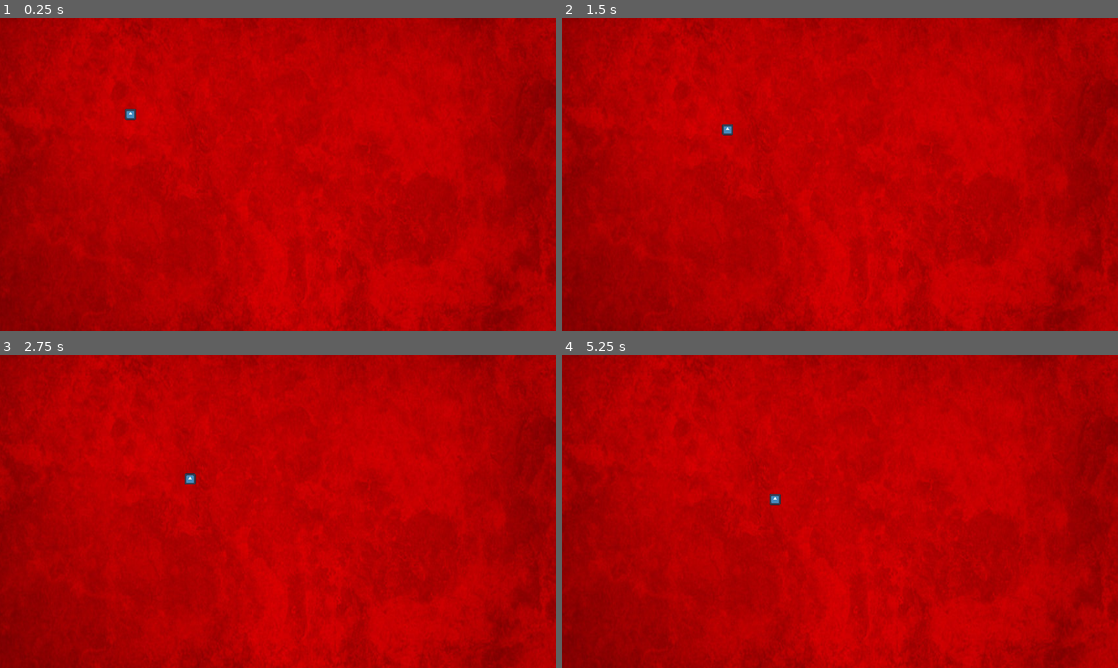
Above: before the commit, frames 1-4 (two rows, left to right).
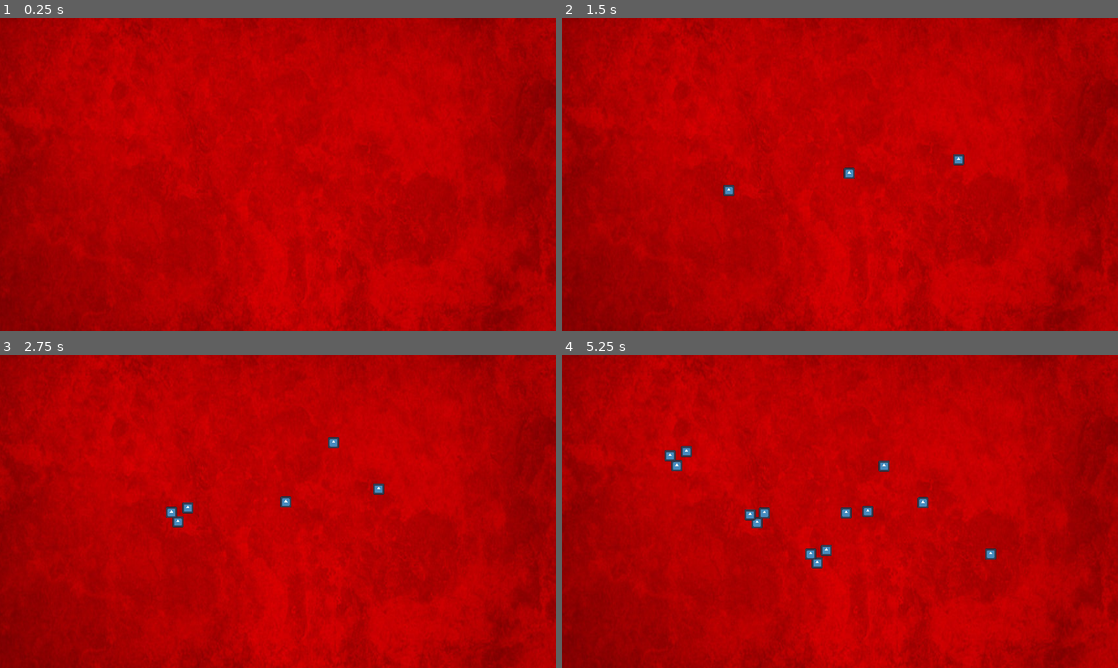
Above: after the commit, the same moments.

Repository: Boris14/GMTKGameJam2024
Game: Godot game, scene res://Scenes/Main.tscn
The game is run twice, just before and just after one commit, with the same random seed, the same clock (stepped at 60 frames per second) and the same inputs. The engine's default icon, where the game draws it, is replaced by a stand-in: a white triangle on a blue panel in a dark square.
Inputs (mouse positions are in pixels of both pictures, inside the frame that each line leads up to):
- Up to frame 1 (0.25 s): no input
- Up to frame 2 (1.5 s): tap Enter (ui_accept) at 0.5, 1.35 s; move the mouse to (962, 158) at 0.52 s; hold Enter (ui_accept) 0.53-1.28 s; move the mouse to (728, 190) at 1.27 s
- Up to frame 3 (2.75 s): tap Enter (ui_accept) at 1.52, 1.82 s; move the mouse to (333, 442) at 2.02 s; hold Enter (ui_accept) from 2.03 s (still down)
- Up to frame 4 (5.25 s): move the mouse to (812, 574) at 2.77 s; release Enter (ui_accept) at 2.78 s; tap Enter (ui_accept) at 2.85, 3.02, 3.32, 4.35, 4.52, 4.82 s; move the mouse to (1006, 558) at 3.52 s; hold Enter (ui_accept) 3.53-4.28 s; move the mouse to (673, 464) at 4.27 s; move the mouse to (867, 511) at 5.02 s; hold Enter (ui_accept) from 5.03 s (still down)

The runs differ from the first frame. In frame 1, less than 0.1% of the frame differs, in the area x 22-25%, y 28-33%; in frame 2, 0.3%; in frame 3, 0.5%; in frame 4, 1.1%, in the area x 18-79%, y 28-69%.

Commit message:
Bacteria spawning

Diff:
--- a/Scenes/Bacteria.tscn
+++ b/Scenes/Bacteria.tscn
@@ -1,6 +1,14 @@
-[gd_scene load_steps=2 format=3 uid="uid://2am0ed8ir5co"]
+[gd_scene load_steps=4 format=3 uid="uid://2am0ed8ir5co"]
 
 [ext_resource type="Script" path="res://Scripts/Bacteria.gd" id="1_tx7fs"]
+[ext_resource type="PackedScene" uid="uid://nd8dp5ps2alk" path="res://Scenes/Bacterium.tscn" id="2_xf4yk"]
+[ext_resource type="Texture2D" uid="uid://d1tncnbn0mc5v" path="res://Assets/icon.svg" id="3_0ul33"]
 
 [node name="Bacteria" type="Node2D"]
 script = ExtResource("1_tx7fs")
+backterium_scene = ExtResource("2_xf4yk")
+
+[node name="BacteriaCenter" type="Sprite2D" parent="."]
+visible = false
+position = Vector2(0, -1)
+texture = ExtResource("3_0ul33")
--- a/Scenes/Main.tscn
+++ b/Scenes/Main.tscn
@@ -1,7 +1,7 @@
 [gd_scene load_steps=3 format=3 uid="uid://cypu6v8555nk4"]
 
 [ext_resource type="Texture2D" uid="uid://dfg4rybeg3mei" path="res://Assets/360_F_297455425_lNivJ7rm7LPLuApu3jx36L02PeLllDxN.jpg" id="1_c1gtc"]
-[ext_resource type="PackedScene" uid="uid://nd8dp5ps2alk" path="res://Scenes/Bacterium.tscn" id="2_cveoi"]
+[ext_resource type="PackedScene" uid="uid://2am0ed8ir5co" path="res://Scenes/Bacteria.tscn" id="3_kpg0x"]
 
 [node name="Node2D" type="Node2D"]
 
@@ -10,6 +10,5 @@
 scale = Vector2(2.25056, 3.11806)
 texture = ExtResource("1_c1gtc")
 
-[node name="Bacterium" parent="." instance=ExtResource("2_cveoi")]
-position = Vector2(423, 321)
-speed = 120.0
+[node name="Bacteria" parent="." instance=ExtResource("3_kpg0x")]
+position = Vector2(0, -2)
--- a/Scripts/Bacteria.gd
+++ b/Scripts/Bacteria.gd
@@ -2,24 +2,81 @@
 class_name Bacteria
 
 @export var backterium_scene : PackedScene
+@export var spawn_check_increment := 20.0
+
+var points_to_draw : Array
 
 func _ready():
-	pass
+	global_position = Vector2.ZERO
 
 func _physics_process(delta):
-	pass
+	$BacteriaCenter.position = get_bacteria_position()
 
 func _input(event):
 	if event.is_action_pressed("ui_accept"):
 		spawn_bacterium()
 
 func spawn_bacterium():
-	var params : PhysicsShapeQueryParameters2D
-	params.shape = CircleShape2D.new()
-	params.transform = Transform2D(global_transform)
+	var bacterium := backterium_scene.instantiate() as Bacterium
+	add_child(bacterium)
+
+	var spawn_points = generate_spiral_points(get_global_mouse_position(), 1000, spawn_check_increment)
+	points_to_draw = spawn_points
+
+	for point in spawn_points:
+		if can_spawn(bacterium.collision, point):
+			bacterium.global_position = point
+			break
+
+
+func get_bacteria_position() -> Vector2:
+	print(get_child_count(true))
+	if get_child_count(true) <= 0:
+		return Vector2.ZERO
+
+	var sum_positions := Vector2.ZERO
+
+	for child in get_children(true):
+		var bacterium = child as Node2D
+		sum_positions += bacterium.global_position
+
+	print(sum_positions / get_child_count(true))
+	return sum_positions / get_child_count(true)
+
+func can_spawn(collision : CollisionShape2D, position : Vector2) -> bool:
+	var params := PhysicsShapeQueryParameters2D.new()
+	params.shape = collision.shape
+	params.transform = Transform2D(0, position)
 	var hits : Array = get_world_2d().direct_space_state.intersect_shape(params)
-	if hits.size() > 0:
-		return
+
+	return hits.size() == 0
+
+func generate_spiral_points(origin: Vector2, points_count: int, increment: int) -> Array:
+	var result = []
+	var x := origin.x
+	var y := origin.y
+	var dx := 0
+	var dy := -1
+
+	var step_count = 0
+	var turn_count = 0
+
+	for i in range(points_count):
+		result.append(Vector2(x, y))
+
+		if step_count == turn_count / 2 + 1:
+			step_count = 0
+			turn_count += 1
+
+			var temp = dx
+			dx = -dy
+			dy = temp
+
+		x += dx * increment
+		y += dy * increment
+		step_count += 1
+
+	return result
 
 func random_point_on_circle(origin: Vector2, radius: float) -> Vector2:
 	var angle = randf() * TAU
--- a/Scripts/Bacterium.gd
+++ b/Scripts/Bacterium.gd
@@ -2,6 +2,8 @@
 class_name Bacterium
 
 @export var speed := 60.0
+
+@onready var collision := $CollisionShape2D
 
 var goal_pos : Vector2
 
